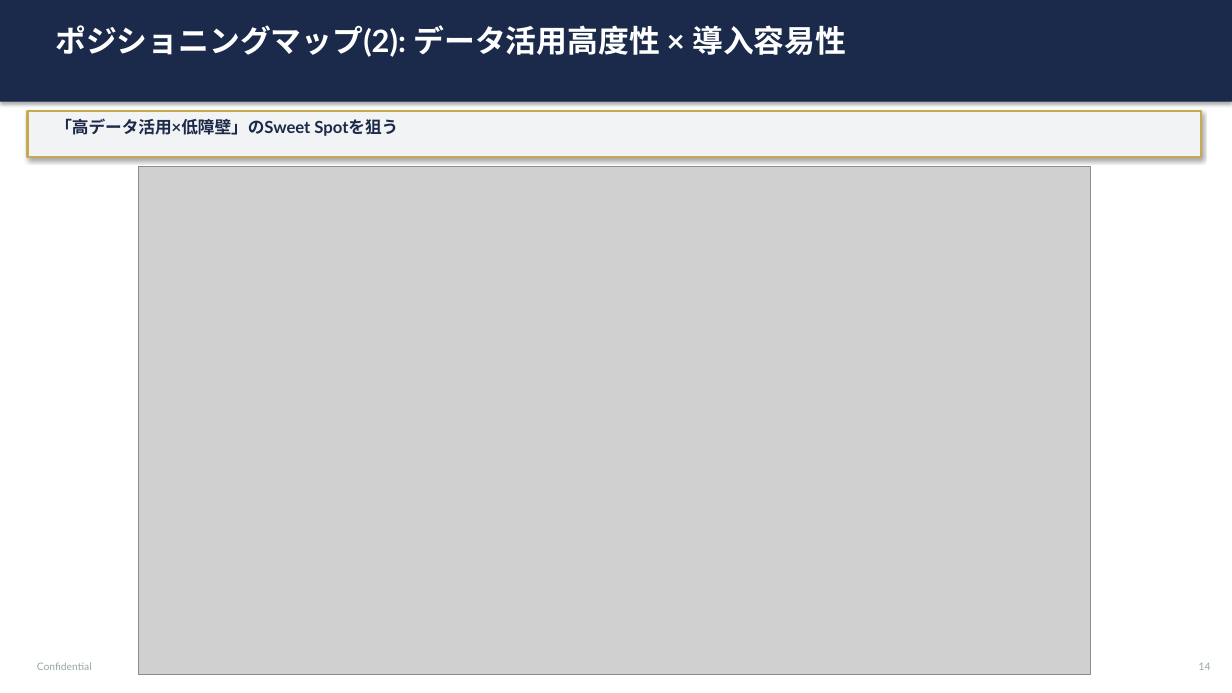
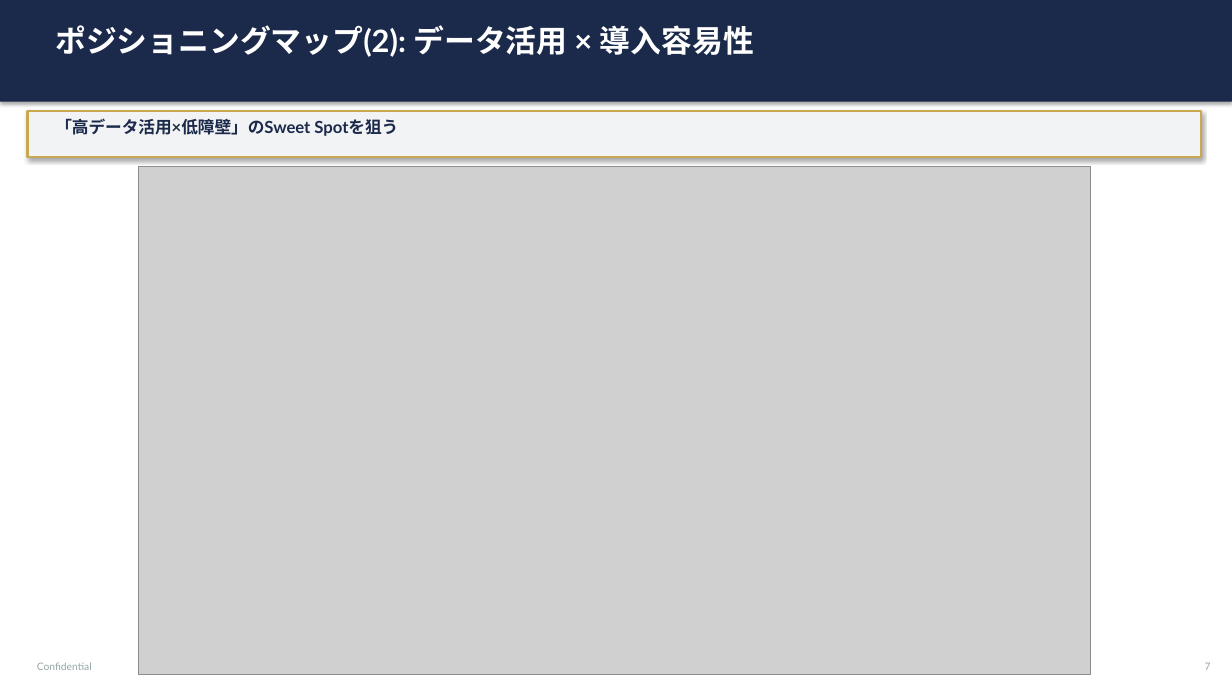
Before and after one commit to kapigon001/nexpro-strategy, a slide deck: slide 7 of output/nexpro_strategy_presentation.pptx (slide 14 before the commit). Drawn at 1232x693 pixels with LibreOffice and Linux fonts; fonts in the diff are those of the drawing; grey boxes stand for pictures. Boxes give left, top, right and bottom in pixels: in the first picture for what was removed or moved away, otherwise in the second. Text is boxed around its words. In the diff, an @@ line names an element or a change of style, - is before the commit and + after.

```diff
--- a/output/nexpro_strategy_presentation.pptx
+++ b/output/nexpro_strategy_presentation.pptx
@@ text at [55, 25, 754, 57]: text changed @@
-ポジショニングマップ(2): データ活用高度性 × 導入容易性
+ポジショニングマップ(2): データ活用 × 導入容易性
@@ text at [1205, 663, 1211, 670]: text changed @@
-14
+7
```
Also in this commit, not shown: 10 other slides changed, 11 slides added, 24 slides removed, 2 other files.
